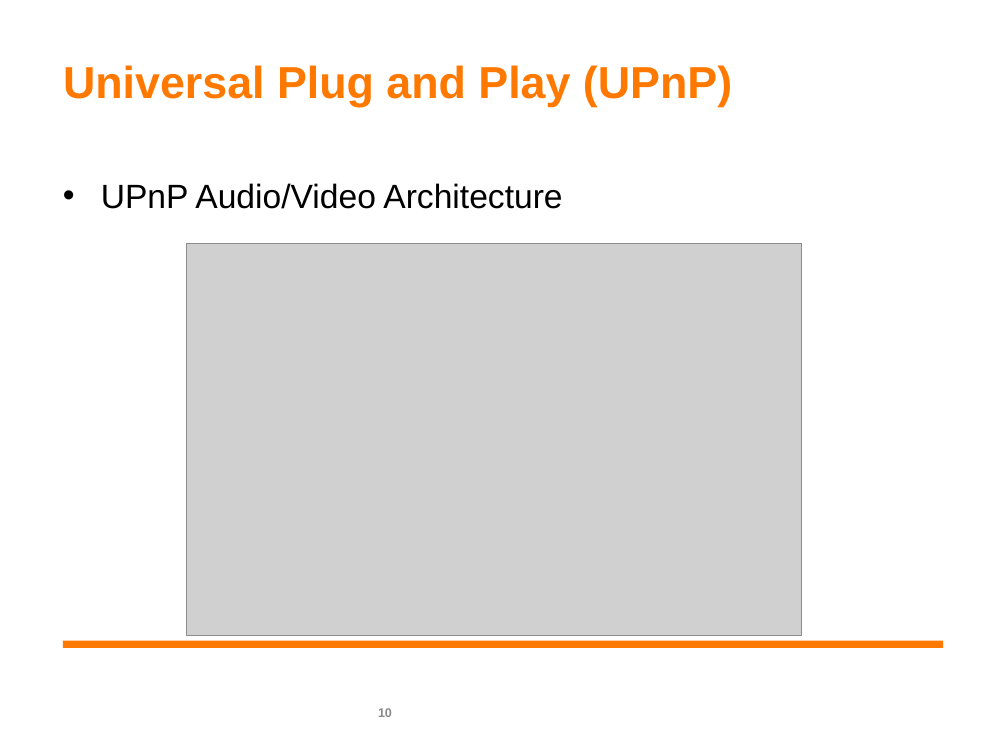
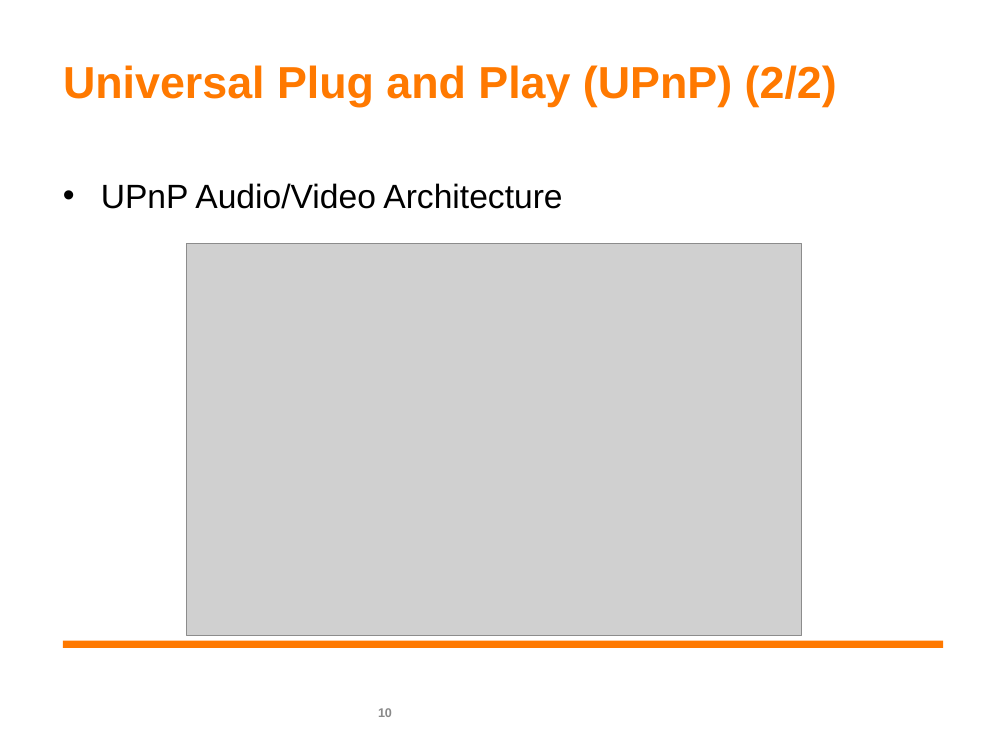
Before and after one commit to pengdev/home-networking, a slide deck: slide 10 of liu_120515.ppt. Drawn at 1008x756 pixels with LibreOffice and Linux fonts; fonts in the diff are those of the drawing; grey boxes stand for pictures; background and template pictures are left out. Boxes give left, top, right and bottom in pixels: in the first picture for what was removed or moved away, otherwise in the second. Text is boxed around its words. In the diff, an @@ line names an element or a change of style, - is before the commit and + after.

```diff
--- a/liu_120515.ppt
+++ b/liu_120515.ppt
@@ title at (x1=63, y1=65, x2=837, y2=107): text changed @@
-Universal Plug and Play (UPnP)
+Universal Plug and Play (UPnP) (2/2)
```
Also in this commit, not shown: 13 other slides changed, 1 slide added, 1 other file.
